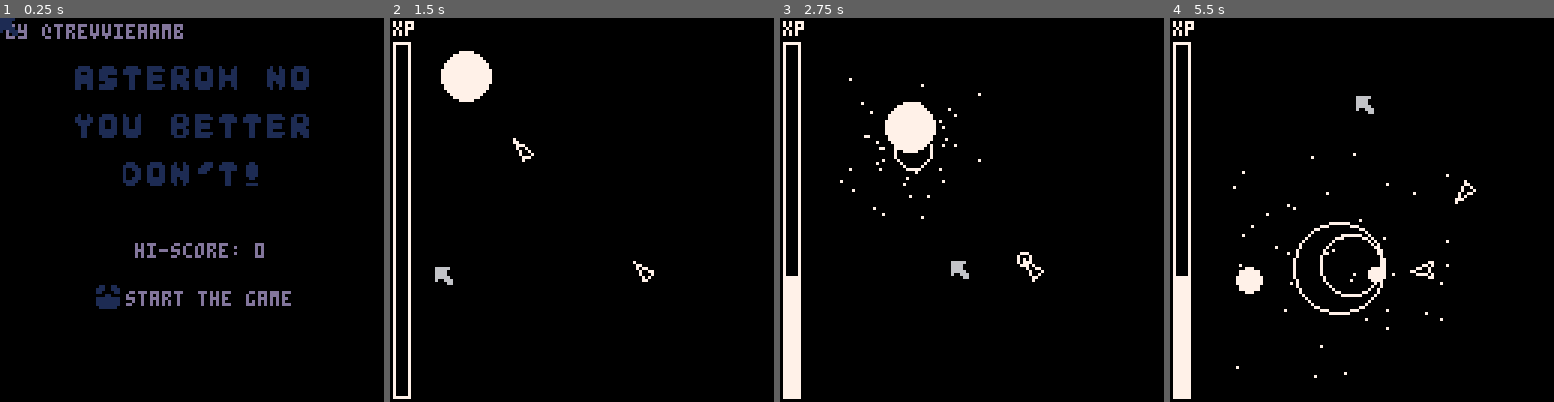
Above: before the commit, frames 1-4 (left to right).
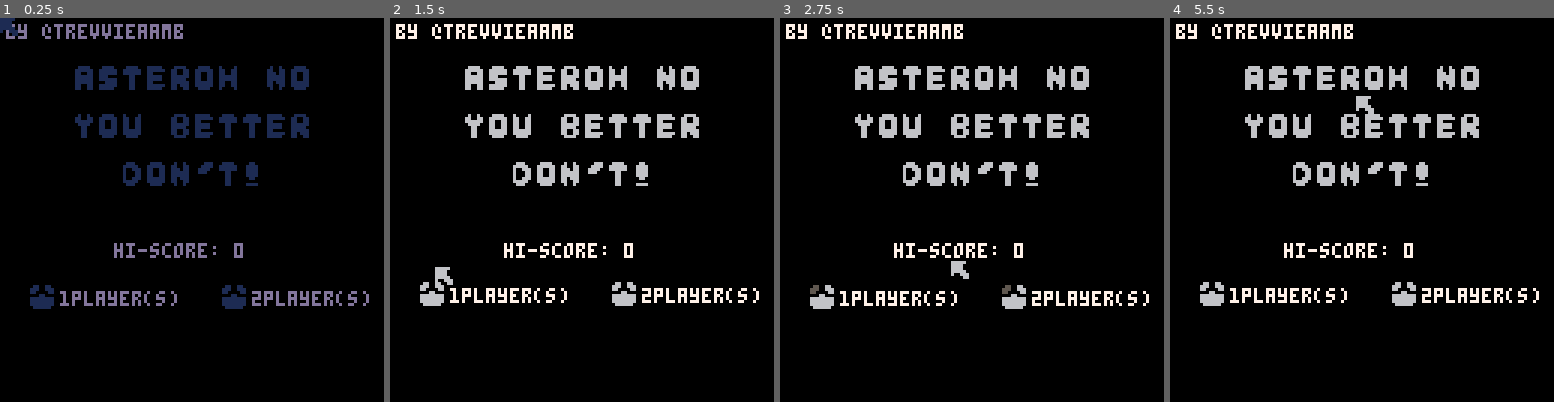
Above: after the commit, the same moments.

Repository: treveron2018/pico8
Game: PICO-8 cartridge asteroidont.p8
Same seed, same stepped clock (60 frames per second), same inputs: the game is played once before the commit and once after it.
Inputs (mouse positions are in pixels of both pictures, inside the frame that each line leads up to):
- Up to frame 1 (0.25 s): no input
- Up to frame 2 (1.5 s): click (670, 121) at 0.67 s; click (436, 267) at 1.22 s
- Up to frame 3 (2.75 s): hold Right 1.6-2.1 s; click (887, 114) at 1.77 s; hold Up 2.15-2.42 s; click (952, 259) at 2.32 s; hold Right from 2.47 s (still down)
- Up to frame 4 (5.5 s): click (1404, 106) at 2.87 s; release Right at 3.03 s; hold Left 3.08-3.58 s; click (1465, 256) at 3.42 s; click (1231, 102) at 3.97 s; hold Right 4.02-4.68 s; click (1292, 248) at 4.52 s; hold Up 4.73-5.03 s; click (1354, 94) at 5.07 s; hold Left from 5.08 s (still down)

The runs differ from the first frame. In frame 1, 2.8% of the frame differs, in the area x 7-97%, y 58-76%; in frame 2, 11%; in frame 3, 12%; in frame 4, 12%, in the area x 0-97%, y 0-100%.

Commit message:
upgrades to asteroidont almost finished

Diff:
--- /dev/null
+++ b/4pxhero.p8
@@ -0,0 +1,68 @@
+pico-8 cartridge // http://www.pico-8.com
+version 41
+__lua__
+function _init()
+	p={
+		x=64,
+		y=64,
+		w=4,
+		h=4,
+		dx=0,
+		dy=0,
+		ani={12,16,8},
+		flp=false,
+		anit=0
+	}
+	t=0
+end
+
+function _update60()
+	t+=1
+	upd_player()
+end
+
+function _draw()
+	cls()
+	drw_player()
+end
+-->8
+--tools
+
+function getspr(ani,_t)
+	return ani[flr(_t/15)%#ani+1]
+end
+
+-->8
+--player
+
+
+function upd_player()
+	if btn(0)then
+		p.dx=-1
+		p.flp=true
+	elseif btn(1)then
+		p.dx=1
+		p.flp=false
+	else
+	p.dx=0
+	end
+	if p.dx!=0 then
+		p.ani={8,12,16}
+		p.anit+=1
+	else
+		p.ani={8}
+		p.anit=15
+	end
+	p.x+=p.dx
+end
+
+function drw_player()
+	sspr(getspr(p.ani,p.anit),0,p.w,p.h,p.x,p.y,p.w,p.h,p.flp)
+end
+__gfx__
+0000000000000f060000000000000000000000000000000000000000000000000000000000000000000000000000000000000000000000000000000000000000
+000000000f0633360f060f0600000000000000000000000000000000000000000000000000000000000000000000000000000000000000000000000000000000
+00700700333600403336333600000000000000000000000000000000000000000000000000000000000000000000000000000000000000000000000000000000
+00077000040040004040040000000000000000000000000000000000000000000000000000000000000000000000000000000000000000000000000000000000
+00077000000000000000000000000000000000000000000000000000000000000000000000000000000000000000000000000000000000000000000000000000
+00700700000000000000000000000000000000000000000000000000000000000000000000000000000000000000000000000000000000000000000000000000
--- /dev/null
+++ b/H_SCORE.p8
@@ -0,0 +1,200 @@
+-- demo code
+left=0 right=1 up=2 down=3 fire1=4 fire2=5
+
+function _init()
+    -- must initialise the cart data with a "key" before we can use it
+    cartdata("scoreboard_test")
+
+    high_score_table.load_scores()
+end
+
+function _update60()
+    if (not score_entry.entering) then
+        if (btnp(left)) high_score_table.add_current_score(-100)
+        if (btn(right)) high_score_table.add_current_score(100)
+        if (btnp(up)) high_score_table.check_current_score(high_score_table.current_score)
+    end
+
+    high_score_table.update()
+end
+
+function _draw()
+    cls()
+
+    high_score_table.draw()
+
+    local debug_string = "score: "..high_score_table.get_score_text(high_score_table.current_score)
+    ? debug_string, 64-#debug_string*2, 114, 8
+end
+
+-->8
+-- high score code
+high_score_table = { magic_number = 42, pad_digits = 8, base_address=0, a=0, current_score = 0 }
+high_score_table.characters = { "a", "b", "c", "d", "e", "f", "g", "h", "i", "j", "k", "l", "m", "n", "o", "p", "q", "r", "s", "t", "u", "v", "w", "x", "y", "z", "0", "1", "2", "3", "4", "5", "6", "7", "8", "9", " " }
+score_entry = { entering = false, entry_number=1, entry_character=1, cycle_colours={10,9,8,14}, current_colour=1, cycle_count=0 }
+
+high_score_table.scores = {}
+
+function high_score_table.update()
+    if (score_entry.entering) then
+        score_entry.cycle_count += 1
+
+        if (score_entry.cycle_count > 5) then
+            score_entry.cycle_count = 0
+            score_entry.current_colour += 1
+            if (score_entry.current_colour > #score_entry.cycle_colours) score_entry.current_colour=1
+        end
+
+        if (btnp(up)) then
+            score_entry.characters[score_entry.entry_character] += 1
+            if (score_entry.characters[score_entry.entry_character] > #high_score_table.characters) score_entry.characters[score_entry.entry_character] = 1
+        end
+
+        if (btnp(down)) then
+            score_entry.characters[score_entry.entry_character] -= 1
+            if (score_entry.characters[score_entry.entry_character] < 1) score_entry.characters[score_entry.entry_character] = #high_score_table.characters
+        end
+
+        if (btnp(right)) score_entry.entry_character = min(3, score_entry.entry_character+1)
+        if (btnp(left)) score_entry.entry_character = max(1, score_entry.entry_character-1)
+
+        if (btnp(fire2)) then
+            high_score_table.scores[score_entry.entry_number].name = high_score_table.array_to_string(score_entry.characters)
+            score_entry.entering = false
+            high_score_table.save_scores()
+        end
+    end
+    high_score_table.a += 0.0157
+end
+
+function high_score_table.draw()
+    local title_text = "high scores"
+    ? title_text, 64-#title_text*2, 10, 8
+
+    for i=0, #high_score_table.scores-1 do
+        local score = high_score_table.scores[i+1]
+        local score_name = score.name
+        local score_c = 8
+
+        if (score_entry.entering and score_entry.entry_number == i+1) then
+            score_name = high_score_table.array_to_string(score_entry.characters)
+            score_c = score_entry.cycle_colours[score_entry.current_colour]
+        end
+
+        local score_text = score_name.."...."..high_score_table.get_score_text(score.score)
+        local score_x = 64-#score_text*2
+        if (not score_entry.entering) score_x += sin(high_score_table.a+i/10)*5
+
+        ? score_text, score_x, 8*i+20, score_c
+
+        if (score_entry.entering and score_entry.entry_number == i+1) then
+            local start_x = score_x+(score_entry.entry_character-1)*4
+            line (start_x, 8*i+26, start_x+2, 8*i+26,score_c)
+        end
+    end
+end
+
+-- adding scores using bit shifting to allow for higher values
+-- taken from this thread https://www.lexaloffle.com/bbs/?tid=3577
+function high_score_table.add_current_score(addition)
+    high_score_table.current_score += shr(addition, 16)
+end
+
+function high_score_table.check_current_score()
+    for i=1,10 do
+        if (high_score_table.current_score > high_score_table.scores[i].score) then
+            for j=10,i+1,-1 do
+                high_score_table.scores[j] = high_score_table.scores[j-1]
+            end
+            score_entry.entering = true
+            score_entry.entry_number = i
+            score_entry.entry_character = 1
+            score_entry.characters = {1,1,1}
+            high_score_table.scores[i] = {name="aaa", score=high_score_table.current_score}
+            return true
+        end
+    end
+    return false
+end
+
+function high_score_table.load_scores()
+    local value = dget(high_score_table.base_address)
+
+    if (value != high_score_table.magic_number) then
+        for i=1,10 do
+            high_score_table.scores[i] = { name = "aaa", score = shr((11000-i*1000),16)}
+        end
+        return false
+    end
+
+    local current_address = high_score_table.base_address + 1
+    high_score_table.scores = { }
+    for i=1,10 do
+        local digits = ""
+        score = dget(current_address)
+        digits = digits..high_score_table.int_to_char(dget(current_address+1))
+        digits = digits..high_score_table.int_to_char(dget(current_address+2))
+        digits = digits..high_score_table.int_to_char(dget(current_address+3))
+        high_score_table.scores[i] = { name=digits, score=score }
+        current_address += 4
+    end
+
+    return true
+end
+
+function high_score_table.save_scores()
+    dset(high_score_table.base_address, high_score_table.magic_number)
+
+    local current_address = high_score_table.base_address + 1
+    for i=1,10 do
+        dset(current_address, high_score_table.scores[i].score)
+
+        dset(current_address+1, high_score_table.char_to_int(sub(high_score_table.scores[i].name,1,1)))
+        dset(current_address+2, high_score_table.char_to_int(sub(high_score_table.scores[i].name,2,2)))
+        dset(current_address+3, high_score_table.char_to_int(sub(high_score_table.scores[i].name,3,3)))
+
+        current_address += 4
+    end
+end
+
+function high_score_table.get_score_text(score_value)
+    if (score_value == nil) return "0"
+
+    local s = ""
+    local v = abs(score_value)
+    repeat
+      s = shl(v % 0x0.000a, 16)..s
+      v /= 10
+    until (v==0)
+
+    for p=1,high_score_table.pad_digits-#s do
+        s = "0"..s
+    end
+
+    if (score_value<0)  s = "-"..s
+    return s
+end
+
+function high_score_table.char_to_int(char)
+    for k,v in pairs(high_score_table.characters) do
+        if (v == char) return k
+    end
+
+    return -1
+end
+
+function high_score_table.int_to_char(int)
+    for k,v in pairs(high_score_table.characters) do
+        if (k == int) return v
+    end
+
+    return ""
+end
+
+function high_score_table.array_to_string(array)
+    local string = ""
+    for i=1,#array do
+        string = string..high_score_table.int_to_char(array[i])
+    end
+    return string
+end
--- a/asteroidont.p8
+++ b/asteroidont.p8
@@ -5,8 +5,11 @@
 
 --by treveron
 
+--todo
+--add propeller to p2 ship
 function _init()
 	poke(0x5f2d,1)
+	cartdata("trev_asteroidont_1_5")
 	dpal={0,1,1,2,1,13,6,4,4,9,3,13,1,13,14}
 	cur={
 		x=64,
@@ -16,12 +19,16 @@
 		tax=0,
 		tay=0
 	}
-	h_score=0
+	h_score=dget(0)
+	if (not h_score)h_score=0
 	btn_released=true
 	fadeperc=1
-	t=0
 	_upd=upd_title
 	_drw=drw_title
+	t=0
+	player_sel={}
+	load_player_n()
+	players=1
 end
 
 function _update60()
@@ -32,7 +39,10 @@
 
 function start_game()
 	music(0,0,12)
+	p=nil
 	t=0
+	over=false
+	over_t=0
 	asteroids={}
 	ships={}
 	ufo={}
@@ -40,16 +50,16 @@
 	shwaves={}
 	sparks={}
 
---possible power up variables
-	ast_div=2
+--power up variables
 	maxdir_timer=30
 	dir_timer=maxdir_timer
 	ast_spd=1.5
 	maxaspawn_t=600
 	aspawn_t=0
 	amp_r=0
+	ast_div=2
 	cmaxr=2
---ast_hp
+	ast_hp=1
 
 	sposx=0
 	sposy=0
@@ -66,15 +76,19 @@
 
 	power_ups={}
 	pow_n=2
-	pow_id={1,2,3,4,5,6}
+	pow_id={1,2,3,4,5,6,7,8,9}
+	pow_lvl={1,1,1,1,1,1,2,2,2}
 	pow_txt={"faster asteroids",
 		"slower bullets",
 		"⬆️ asteroid spawn",
 		"⬆️ direction time",
 		"⬆️asteroid radius",
-		"more options"
+		"more options",
+		"⬆️ asteroid hp",
+		"⬆️ asteroid div",
+		"⬆️asteroid number"
 	}
-	pow_spr={2,3,4,5,6,7}
+	pow_spr={2,3,4,5,6,7,18,19,20}
 
 	ast_spawn_loc={
 		{x=-(8+amp_r),y=nil},
@@ -86,21 +100,29 @@
 	xp=0
 	next_lvl=3
 	score=0
-
-	spawn_ast(10,10)
-	spawn_ship(84,84)
-	spawn_ship(44,44)
+	dir=false
+	p2_t=0
 
 	fadeperc=1
 	_upd=upd_game
 	_drw=drw_game
+
+	spawn_ast(10,10)
+	spawn_ship(64,64)
 end
 
 function upd_title()
-	if(cur.bt==1 and btn_released)start_game()
+	cursor_select(player_sel,48,8)
+	for p in all(player_sel) do
+		if cur.bt==1 and btn_released and p.sel then
+			players=p.id
+			start_game()
+		end
+	end
 end
 
 function upd_game()
+	if(players==2 and #ships>0)upd_p2()
 	upd_ast()
 	ast_select()
 	upd_ships()
@@ -112,6 +134,7 @@
 	if(count_maxr()<cmaxr)spawn_timer()
 	spawn_ship_timer()
 	check_xp()
+	if(over)game_over()
 end
 
 function upd_dir()
@@ -120,6 +143,7 @@
 	if cur.bt!=1 or dir_timer<=0 then
 		_upd=upd_game
 		_drw=drw_game
+		dir=false
 		sfx(21)
 	end
 end
@@ -139,22 +163,24 @@
 function drw_dir()
 	drw_elements()
 	line(cur.x,cur.y,cur.tax,cur.tay,7)
-	show_timer(get_ast())
+	show_timer()
 end
 
 function drw_title()
 	map()
 	print("by @trevvieaamb",2,2,7)
-	print("hi-score: "..h_score,45,75,7)
-	mouse_icon(32,88,"start the game")
+	print("hi-score: "..h_score,38,75,7)
+	drw_pl_sel()
 end
 
 function drw_over()
 	map(16,0)
 	if score>h_score then
 		print("new high score!",32,74,7)
-	end
-		print("score: "..score,32,84,7)
+		h_score=score
+		dset(0,h_score)
+	end
+	print("score: "..score,32,84,7)
 	mouse_icon(32,100,"back to title")
 end
 
@@ -174,8 +200,7 @@
 	drw_cursor()
 	checkfade()
 	--debug
-
-end
+	end
 
 -->8
 --cursor
@@ -185,7 +210,7 @@
 	cur.y=stat(33)
 	cur.bt=stat(34)
 	if(cur.bt==0)btn_released=true
-	ast_clic()
+	if(not dir)ast_clic()
 end
 
 function drw_cursor()
@@ -194,7 +219,7 @@
 
 function ast_select()
 	for a in all(asteroids)do
-		if dist(cur.x,cur.y,a.x,a.y)<a.r+amp_r then
+		if dist(cur.x,cur.y,a.x,a.y)<a.sr+amp_r then
 			a.sel=true
 		else
 			a.sel=false
@@ -206,6 +231,7 @@
 	for a in all(asteroids)do
 		if cur.bt==1 and a.sel and dir_timer==maxdir_timer then
 			cur.tax,cur.tay=a.x,a.y
+			dir=true
 			_upd=upd_dir
 			_drw=drw_dir
 			sfx(20)
@@ -215,7 +241,19 @@
 	end
 end
 
-
+function cursor_select(items,w,h)
+	for i in all(items)do
+		if cur.x<i.x
+		or cur.x>i.x+w
+		or cur.y<i.y
+		or cur.y>i.y+h then
+			i.sel=false
+			i.t=0
+		else
+			i.sel=true
+		end
+	end
+end
 -->8
 --tools
 
@@ -270,6 +308,37 @@
 function getframe(ani)
  return ani[flr(t/15)%#ani+1]
 end
+
+function loading_bar(t,maxt,x,y)
+	local bar=flr(t*5/maxt)
+	rect(x-1,y-1,x+4,y+7,0)
+	rectfill(x,y,x+3,y+6,0)
+	rectfill(x,y+5-bar,x+3,y+5,7)
+	rect(x,y,x+3,y+6,7)
+end
+
+function load_player_n()
+	local _x=10
+	for i=1,2 do
+		s={
+			id=i,
+			x=_x,
+			y=88,
+			sel=false,
+			txt=i.."player(s)"
+		}
+		add(player_sel,s)
+		_x+=64
+	end
+end
+
+function drw_pl_sel()
+	for s in all (player_sel)do
+		local col=7
+		if(s.sel)col=10
+		mouse_icon(s.x,s.y,s.txt,col)
+	end
+end
 -->8
 --asteroids
 
@@ -278,8 +347,12 @@
 	local a={
 		x=_x,
 		y=_y,
-		r=_r
+		r=_r,
+		hp=ast_hp,
+		flash=0
 	}
+	a.sr=a.r
+	if(a.sr<8)a.sr=6
 	stir(a,rnd())
 	add(asteroids,a)
 end
@@ -288,14 +361,17 @@
 	for a in all(asteroids) do
 		a.x+=a.dx
 		a.y+=a.dy
+		if(a.flash>0)a.flash-=1
 		checkastpos(a)
 	end
 end
 
 function drw_ast()
 	for a in all(asteroids) do
-		circfill(a.x,a.y,a.r+amp_r,7)
-		circ(a.x,a.y,a.r+1+amp_r,0)
+		if a.flash==0 or (a.flash>0 and sin(time()*8)>0) then
+			circfill(a.x,a.y,a.r+amp_r,7)
+			circ(a.x,a.y,a.r+1+amp_r,0)
+		end
 		if(a.sel)circ(a.x,a.y,a.r+2+amp_r,7)
 	end
 end
@@ -314,34 +390,37 @@
 end
 
 function dmg_ast(ast)
-	if ast.r==8 then
-		for i=1,ast_div do
-			spawn_ast(ast.x,ast.y,4)
-		end
-	elseif ast.r==4 then
-		for i=1,ast_div do
-			spawn_ast(ast.x,ast.y,2)
-		end
-	end
-	explode(ast)
-	del(asteroids,ast)
-	checkend()
-	sfx(19)
-end
-
-function show_timer(ast)
-	local r=ast.r
-	local x,y=ast.x-r,ast.y-r
-	if(ast.x<64)x+=r*2
-	if(ast.y<64)y+=r*2
-	local bar=flr(dir_timer*5/maxdir_timer)
-	rectfill(x-2,y-2,x+3,y+6,0)
-	rectfill(x-1,y+5-bar,x+2,y+5,7)
-	rect(x-1,y-1,x+2,y+5,7)
+	ast.hp-=1
+	if ast.hp>0 then
+		ast.flash=60
+		sfx(21)
+		stir(ast,rnd())
+	else
+		if ast.r==8 then
+			for i=1,ast_div do
+				spawn_ast(ast.x,ast.y,4)
+			end
+		elseif ast.r==4 then
+			for i=1,ast_div do
+				spawn_ast(ast.x,ast.y,2)
+			end
+		end
+		explode(ast)
+		del(asteroids,ast)
+		checkend()
+		sfx(19)
+	end
+end
+
+function show_timer()
+	local x,y=cur.x-3,cur.y-7
+	if(cur.x<64)x+=11
+	if(cur.y<64)y+=8
+	loading_bar(dir_timer,maxdir_timer,x,y)
 end
 
 function spawn_timer()
-	aspawn_t+=1
+	if(#asteroids>0)aspawn_t+=1/players
 	if aspawn_t>=maxaspawn_t then
 		local pos=rnd(ast_spawn_loc)
 		if (pos.x==nil)	pos.x=flr(rnd(119)+8)
@@ -375,7 +454,15 @@
 		hp=1,
 		flash=0,
 		points=100,
-		xp=1
+		xp=1,
+		dx=0,
+		dy=0,
+		rotspd=.02,
+		acc=.05,
+		spd=0,
+		frc=.01,
+		vmax=1.5,
+		vmin=-1.5
 	}
 	add(ships,sh)
 end
@@ -394,22 +481,30 @@
 		hp=2,
 		flash=0,
 		xp=3,
-		points=300
+		points=300,
+		dx=0,
+		dy=0,
+		rotspd=.02,
+		acc=.05,
+		spd=0,
+		frc=.01,
+		vmax=1.5,
+		vmin=-1.5
 	}
 	add(ships,sh)
 end
 
 function spawn_ship_timer()
-	sspawn_t+=1
+	sspawn_t+=1/players
 	if sspawn_t>=maxsspawn_t-20 and not spw_sw then
 		spw_sw=true
-		sposx,sposy=rnd(120)+16,rnd(120)+7
+		sposx,sposy=rnd(104)+16,rnd(120)+7
 		local overlap=false
 		for s in all(ships)do
 			overlap=check_overlap(s.x,s.y,s.r,sposx,sposy,4)
 		end
 		while overlap do
-			sposx,sposy=rnd(120)+16,rnd(120)+7
+			sposx,sposy=rnd(104)+16,rnd(120)+7
 			for s in all(ships)do
 				overlap=check_overlap(s.x,s.y,s.r,sposx,sposy,4)
 			end
@@ -435,9 +530,13 @@
 
 function upd_ships()
 	shoot_t+=1
+	if p2_t>0 then
+		p2_t-=1
+		if(p2_t==0)add_shwave(p.x,p.y,1,10)
+	end
 	for s in all(ships)do
 		if(s.flash>0)s.flash-=1
-		if(#asteroids>0)s.rot=aim(s)
+		if(#asteroids>0 and s!=p or p2_t>0)s.rot=aim(s)
 		if(shoot_t==shoot_tl-5)then
 			add_shwave(s.px[1],s.py[1],5,0)
 		elseif shoot_t==shoot_tl then
@@ -452,12 +551,13 @@
 			s.px[i]=sin(s.rot+s.pang[i])*(s.r-s.poff[i])+s.x
 			s.py[i]=cos(s.rot+s.pang[i])*(s.r-s.poff[i])+s.y
 			local ast=ship_col(s.px[i],s.py[i])
-			if ast and s.flash==0 then
+			if ast and ast.flash==0 and s.flash==0 then
 				s.hp-=1
 				if s.hp<=0 then
 					explode(s)
 					xp+=s.xp
 					score+=s.points
+					if(s==p)p2_t=300
 					del(ships,s)
 					sfx(18)
 				else
@@ -472,6 +572,15 @@
 
 function drw_ships()
 	for s in all(ships)do
+		if s==p then
+			local x,y=p.x+5,p.y+5
+			if(x>64)x-=15
+			if(y>64)y-=15
+			if p2_t==0 then
+				print("p2",x,y,7)
+			else print(flr(p2_t/60),x,y,7)
+			end
+		end
 		if s.flash==0 or (s.flash>0 and sin(time()*8)>0) then
    for i=1,#s.pang do
 				local off=1
@@ -565,6 +673,66 @@
 function check_overlap(x1,y1,r1,x2,y2,r2)
 	return dist(x1,y1,x2,y2)<r2+r1+4
 end
+
+function upd_p2()
+	p=ships[1]
+	if(p2_t==0)move_shp()
+end
+
+function move_shp()
+	if(btn(⬅️))p.rot-=p.rotspd
+	if(btn(➡️))p.rot+=p.rotspd
+	if(p.rot>1)p.rot=-1
+	if btn(⬆️) then
+		thrust()
+		--propel()
+	end
+	p.x+=p.dx
+	p.y+=p.dy
+	if(p.dx>0)p.dx-=p.frc
+	if(p.dx<0)p.dx+=p.frc
+	if(p.dy>0)p.dy-=p.frc
+	if(p.dy<0)p.dy+=p.frc
+
+	checkastpos(p)
+end
+
+function thrust()
+	p.dx+=-sin(p.rot*-1)*p.acc
+	p.dx=min(p.dx,1.5)
+	p.dx=max(p.dx,-1.5)
+	p.dy+=cos(p.rot*-1)*p.acc
+	p.dy=min(p.dy,1.5)
+	p.dy=max(p.dy,-1.5)
+end
+--[[
+function propel()
+	if t%4==0 then
+		local c={
+		x=p.px[5],
+		y=p.py[5],
+		r=2,
+		age=10}
+		add(propeller,c)
+	end
+end
+
+function upd_prop()
+	for c in all(propeller) do
+		c.age-=1
+		if c.age<=0 then
+			c.r-=.25
+			if(c.r<=0)del(propeller,c)
+		end
+	end
+end
+
+function drw_prop()
+	for c in all(propeller) do
+		circ(c.x,c.y,c.r,7)
+	end
+end]]
+
 -->8
 --particles
 
@@ -637,14 +805,14 @@
 	rectfill(1,126-bar,6,126,7)
 end
 
-function mouse_icon(x,y,txt)
+function mouse_icon(x,y,txt,col)
 	local spt=17
 	if sin(time()*2)>0 then
 		spt=33
 		y+=1
 	end
 	spr(spt,x,y)
-	print(txt,x+10,y+2,7)
+	print(txt,x+10,y+2,col)
 end
 -->8
 --gameplay
@@ -663,8 +831,9 @@
 end
 
 function upd_lvl()
-	cursor_pow()
-	if cur.bt==1 and get_selpow() then
+	cursor_select(power_ups,80,7)
+
+	if cur.bt==1 and get_selpow() and get_selpow().t==60 then
 		_upd=upd_game
 		_drw=drw_game
 		level_up(get_selpow().id)
@@ -677,14 +846,22 @@
 
 function drw_lvl()
 	drw_elements()
-	local windx,windy,windx2,windy2=35,30,115,35+pow_n*10+10
+	local maxi=pow_n
+	if (lvl%5==0)maxi=3
+	local windx,windy,windx2,windy2=35,30,115,35+maxi*10+10
 	rect(windx-1,windy-1,windx2+1,windy2+1,7)
 	rectfill(windx,windy,windx2,windy2,0)
 	print("level "..lvl.."!",windx+2,windy+2,7)
-	for i=1,pow_n do
+	for i=1,maxi do
 		local _x,_y=2+windx,windy+12*i
 		local col=7
-		if(power_ups[i].sel)col=10
+		if power_ups[i].sel then
+			col=10
+			if cur.bt==1 then
+				power_ups[i].t+=1
+				loading_bar(power_ups[i].t,60,power_ups[i].x-5,power_ups[i].y+1)
+			end
+		end
 		rect(_x-1,_y-1,_x+8,_y+8,col)
 		spr(power_ups[i].spt,_x,_y)
 		print(power_ups[i].txt,_x+10,_y+2,col)
@@ -693,10 +870,15 @@
 end
 
 function load_pows()
-	for i=1,pow_n do
-		local n=flr(rnd(6))+1
+	local pups,maxi={1,2,3,4,5,6},pow_n
+	if lvl%5==0 then
+		pups={7,8,9}
+		maxi=3
+	end
+	for i=1,maxi do
+		local n=rnd(pups)
 		while pow_n==4 and n==6 do
-			n=flr(rnd(6))+1
+			n=rnd(pups)
 		end
 		local p={
 			id=pow_id[n],
@@ -704,22 +886,11 @@
 			spt=pow_spr[n],
 			sel=false,
 			x=0,
-			y=0
+			y=0,
+			t=0
 		}
 		add(power_ups,p)
-	end
-end
-
-function cursor_pow()
-	for p in all(power_ups)do
-		if cur.x<p.x
-		or cur.x>p.x+80
-		or cur.y<p.y
-		or cur.y>p.y+7 then
-			p.sel=false
-		else
-			p.sel=true
-		end
+		del(pups,n)
 	end
 end
 
@@ -733,35 +904,42 @@
 function level_up(id)
 	if id==1 then
 		ast_spd*=1.1
-		debug=ast_spd
 	elseif id==2 then
 		bulspddiv*=1.1
-		debug=bulspddiv
 	elseif id==3 then
 		maxaspawn_t*=.9
-		debug=maxaspawn_t
 	elseif id==4 then
 		maxdir_timer*=1.1
-		debug=maxdir_timer
 	elseif id==5 then
 		amp_r+=.5
-		debug=amp_r
 	elseif id==6 then
 		pow_n+=1
-		debug=pow_n
+	elseif id==7 then
+		ast_hp+=1
+	elseif id==8 then
+		ast_div+=1
+	elseif id==9 then
+		cmaxr+=1
 	end
 end
 
 function checkend()
-	if #asteroids==0 then
+	if #asteroids==0 and not over then
+		over=true
+		over_t=120
+		music(-1,2000)
+	end
+end
+
+function game_over()
+	over_t-=1
+	if over_t==0 then
 		if(not cur.bt==0)btn_released=false
 		_upd=upd_over
 		_drw=drw_over
 		fadeout(0.02)
-		music(-1,1000)
-	end
-end
-
+	end
+end
 -->8
 --ufo
 
Not shown, added: asteroidont.p8.png
